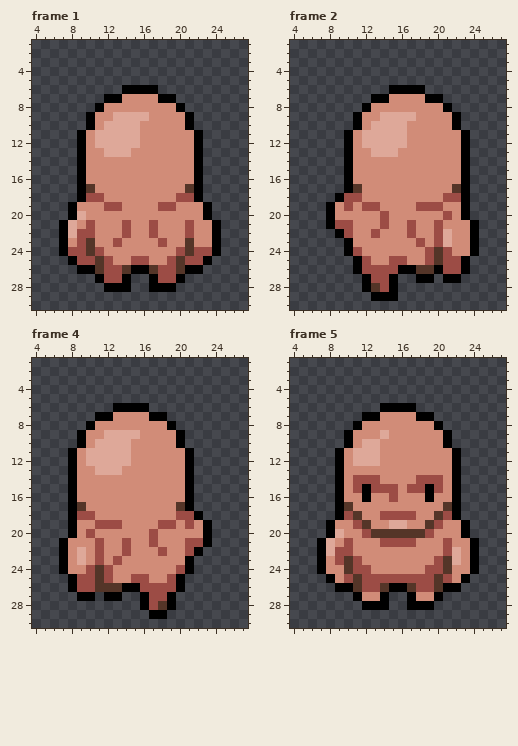
Pixel-art file: src/fullset2_01.ase. The picture above was drawn from the file before the commit.
32x32 pixels, 16 frames. Shown: frame 1: x 4..27, y 1..30; frame 2: x 4..27, y 1..30; frame 4: x 4..27, y 1..30; frame 5: x 4..27, y 1..30. The commit also changed other frames, which this record leaves out.
After:
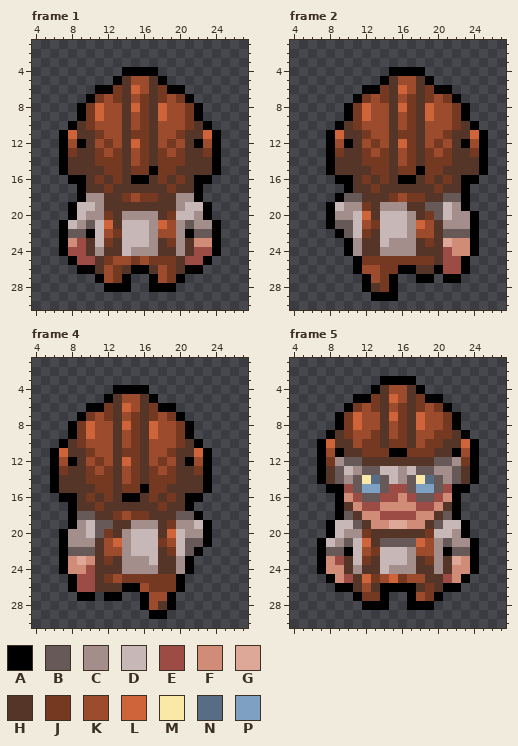
Palette (. is transparent): A #000000  B #665958  C #a38e8c  D #c7b8b7  E #9c4c45  F #d18c78  G #dea899  H #543528  J #753921  K #9c4b2c  L #cf643a  M #f9e8a6  N #566d85  P #7ea0c2
Difference:
layer "Layer 2" now shown
layer "Layer 3" now shown
layer "Layer 4" now shown
--- frame 1, layers "Layer 4", "Layer 3", "Layer 2"
@@ x 4..27 @@
  3 ........................
- 4 ........................
- 5 ........................
- 6 ..........AAAA..........
- 7 ........AAFFFFAA........
- 8 .......AFFFFFFFFA.......
- 9 ......AFFGGGGFFFFA......
-10 ......AFGGGGFFFFFA......
-11 .....AFGGGGGFFFFFFA.....
-12 .....AFGGGGGFFFFFFA.....
-13 .....AFFGGGFFFFFFFA.....
-14 .....AFFFFFFFFFFFFA.....
-15 .....AFFFFFFFFFFFFA.....
-16 .....AFFFFFFFFFFFFA.....
-17 .....AHFFFFFFFFFFHA.....
-18 .....AEEFFFFFFFFEEA.....
-19 ....AFFFEEFFFFEEFFFA....
-20 ....AGFFFFFFFFFFFFFA....
-21 ...AGFEFFFEFFEFFFEFFA...
-22 ...AGEEFFFEFFEFFFEFFA...
-23 ...AFEHFFEFFFFEFFHFFA...
-24 ...AEEHEFFFFFFFFEHEEA...
-25 ....AEEHEFFEEFFEHEEA....
-26 .....AAHEEHAAHEEHAA.....
-27 .......AEEA..AEEA.......
+ 4 ..........AAAA..........
+ 5 .........AHKKHA.........
+ 6 .......AAJHLKHJAA.......
+ 7 ......AJKJHKJHJKJA......
+ 8 .....AJLKKHLJHLKKJA.....
+ 9 .....AJLKKHKJHLKKJA.....
+10 ....AHJKKKHKJHKKKJHA....
+11 ...ALHHJKKHJJHKKJHHLA...
+12 ...AKAHKJKHLJHKJKHAKA...
+13 ...AJHHJKJHKJHJKJHHJA...
+14 ...AHHHJJJHKJHJJJHHHA...
+15 ...AHHHHJJHJJAJJHHHHA...
+16 ....AAHJHJHAAHJHJHAA....
+17 .....AHHJHHHHHHJHHA.....
+18 .....ACCHHJKJJHHCCA.....
+19 ....ADDCHHHHHHHHCDDA....
+20 ....ADCCJHCCCCHJDDCA....
+21 ...ADCBDLHDDDCLKCBCCA...
+22 ...ABBADKJDDDCKKCABBA...
+23 ...AFEHDJHDDDCHJCHFFA...
+24 ...AEEHCHHDCCCHHCHEEA...
+25 ....AEEHJKKJKJJJHEEA....
+26 .....AAHKJHAAHKJHAA.....
+27 .......AKJA..AKJA.......
 28 ........AAA..AAA........
--- frame 2, layers "Layer 4", "Layer 3", "Layer 2"
@@ x 4..27 @@
  3 ........................
- 4 ........................
- 5 ........................
- 6 ...........AAAA.........
- 7 .........AAFFFFAA.......
- 8 ........AFFFFFFFFA......
- 9 .......AFFGGGGFFFFA.....
-10 .......AFGGGGFFFFFA.....
-11 ......AFGGGGGFFFFFFA....
-12 ......AFGGGGGFFFFFFA....
-13 ......AFFGGGFFFFFFFA....
-14 ......AFFFFFFFFFFFFA....
-15 ......AFFFFFFFFFFFFA....
-16 ......AFFFFFFFFFFFFA....
-17 ......AHFFFFFFFFFFHA....
-18 .....AEEFFFFFFFFFEEA....
-19 ....AFEFEEFFFFEEEFFA....
-20 ....AFFFFFEFFFFFFEFA....
-21 ....AEEFFFEFFEFFEFFFA...
-22 .....AEFFEFFFEFFEGFFA...
-23 ......AFFFFFFFEFEGFFA...
-24 ......AEFFFFFFFEHEFFA...
-25 .......AEFFEEFFEHEEA....
-26 .......AEEEEAAHHAEEA....
-27 ........AEEA..AA.AA.....
-28 ........AHEA............
+ 4 ...........AAAA.........
+ 5 ..........AHKKHA........
+ 6 ........AAJHLKHJAA......
+ 7 .......AJKJHKJHJKJA.....
+ 8 ......AJLKKHLJHLKKJA....
+ 9 ......AJLKKHKJHLKKJA....
+10 .....AHJKKKHKJHKKKJHA...
+11 ....ALHHJKKHJJHKKJHHLA..
+12 ....AKAHKJKHLJHKJKHAKA..
+13 ....AJHHJKJHKJHJKJHHJA..
+14 ....AHHHJJJHKJHJJJHHHA..
+15 ....AHHHHJJHJJAJJHHHHA..
+16 .....AAHJHJHAAHJHJHAA...
+17 ......AHHJHHHHHHJHHA....
+18 .....ABBHHHJKJJHHBBA....
+19 ....ADCCJHCCCHHBBDCA....
+20 ....ACCDLHDDDCHJBDCCA...
+21 ....ABBDKJDDDCLKHCCCA...
+22 .....ABDJHDDDCKKHBBBA...
+23 ......ACHHDCCCHJHGFFA...
+24 ......ACHHCCCCHHHEFFA...
+25 .......AJJJJJJJJHEEA....
+26 .......AKKJJAAHHAEEA....
+27 ........AKJA..AA.AA.....
+28 ........AHJA............
 29 .........AAA............
--- frame 4, layers "Layer 4", "Layer 3", "Layer 2"
@@ x 4..27 @@
  3 ........................
- 4 ........................
- 5 ........................
- 6 .........AAAA...........
- 7 .......AAFFFFAA.........
- 8 ......AFFFFFFFFA........
- 9 .....AFFGGGGFFFFA.......
-10 .....AFGGGGFFFFFA.......
-11 ....AFGGGGGFFFFFFA......
-12 ....AFGGGGGFFFFFFA......
-13 ....AFFGGGFFFFFFFA......
-14 ....AFFFFFFFFFFFFA......
-15 ....AFFFFFFFFFFFFA......
-16 ....AFFFFFFFFFFFFA......
-17 ....AHFFFFFFFFFFHA......
-18 ....AEEFFFFFFFFFEEA.....
-19 ....AFFEEEFFFFEEFEFA....
-20 ....AFEFFFFFFEFFFFFA....
-21 ...AFFFEFFEFFEFFFEEA....
-22 ...AFGFEFFEFFFEFFEA.....
-23 ...AFGFEFEFFFFFFFA......
-24 ...AFFEHEFFFFFFFEA......
-25 ....AEEHEFFEEFFEA.......
-26 ....AEEHHHAAEEEEA.......
-27 .....AA.AA..AEEA........
-28 ............AEHA........
+ 4 .........AAAA...........
+ 5 ........AHKKHA..........
+ 6 ......AAJHLKHJAA........
+ 7 .....AJKJHKJHJKJA.......
+ 8 ....AJLKKHLJHLKKJA......
+ 9 ....AJLKKHKJHLKKJA......
+10 ...AHJKKKHKJHKKKJHA.....
+11 ..ALHHJKKHJJHKKJHHLA....
+12 ..AKAHKJKHLJHKJKHAKA....
+13 ..AJHHJKJHKJHJKJHHJA....
+14 ..AHHHJJJHKJHJJJHHHA....
+15 ..AHHHHJJHJJAJJHHHHA....
+16 ...AAHJHJHAAHJHJHAA.....
+17 ....AHHJHHHHHHJHHA......
+18 ....ABBHHJKJJHHHBBA.....
+19 ....ACDBBHHCCCHJCCDA....
+20 ...ACCDBJHCDDDHLDCCA....
+21 ...ACCCHKLCDDDJKDBBA....
+22 ...ABBBHKKCDDDHJDBA.....
+23 ...AFGFHJHCCCDHHCA......
+24 ...AFFEHHHCCCCHHCA......
+25 ....AEEHJKJJJJJJA.......
+26 ....AEEHHHAAKJJJA.......
+27 .....AA.AA..AKKA........
+28 ............AKHA........
 29 .............AA.........
--- frame 5, layers "Layer 4", "Layer 3", "Layer 2"
@@ x 4..27 @@
  2 ........................
- 3 ........................
- 4 ........................
- 5 ........................
- 6 ..........AAAA..........
- 7 ........AAFFFFAA........
- 8 .......AFFFFFFFFA.......
- 9 ......AFFFGFFFFFFA......
-10 ......AFGGFFFFFFFA......
-11 .....AFGGGFFFFFFFFA.....
-12 .....AFGGGFFFFFFFFA.....
-13 .....AFFFFFFFFFFFFA.....
-14 .....AFEEEFFFFEEEFA.....
-15 .....AFEAEEEFEEAEFA.....
-16 .....AFFAFFEFFFAFFA.....
-17 .....AHFFFFFFFFFFHA.....
-18 .....AEHFFEEEEFFHEA.....
-19 ....AFFEHFFGGFFHEFFA....
-20 ....AGFFEHHHHHHEFFFA....
-21 ...AGFEFFFEEEEFFFEFFA...
-22 ...AGEEFFFFFFFFFFEGFA...
-23 ...AFEHEFFFFFFFFEHGFA...
-24 ...AFFHEEFFFFFFEEHFFA...
-25 ....AFEHEEEEEEEEHEFA....
-26 .....AAHEEHAAHEEHAA.....
-27 .......AFFA..AFFA.......
+ 3 ..........AAAA..........
+ 4 .........AHKKHA.........
+ 5 .......AAJHLKHJAA.......
+ 6 ......AJKJHKJHJKJA......
+ 7 .....AJLKKHLJHLKKJA.....
+ 8 .....AJLKKHKJHLKKJA.....
+ 9 ....AHJKKJHKJHKKJJHA....
+10 ...ALHHKJJHJJHKJJHHLA...
+11 ...AKAHHJJJAAJJJHHAKA...
+12 ...AJCBBHHHHHHHHBBCJA...
+13 ...AHBDCBBDDCDBBCCBHA...
+14 ...AHBCBMNBDCBMNBCBHA...
+15 ....AAEBPPBEEBPPBEAA....
+16 .....AFEBBEEFEBBEFA.....
+17 .....AHFEEFFFFEEFHA.....
+18 .....ABHFFEEEEFFHBA.....
+19 ....ADDBHFFGGFFHBDDA....
+20 ....ADCCJHHHHHHJDDCA....
+21 ...ADCBDLHBBBBLKCBCCA...
+22 ...ABBADKJDDDCKKCABBA...
+23 ...AFEHDJHDDDCHJCHGFA...
+24 ...AFFHCHHDCCCHHCHFFA...
+25 ....AFEHLJKLJKKHHEFA....
+26 .....AAHKHAAAAHJHAA.....
+27 .......AJJA..AKJA.......
 28 ........AAA..AAA........
Boxes around the changes in both pictures, in picture pixels (x1, y1, x2, y2):
changed: (59, 67, 221, 283)
changed: (326, 67, 488, 292)
changed: (50, 385, 212, 610)
changed: (317, 376, 479, 601)
